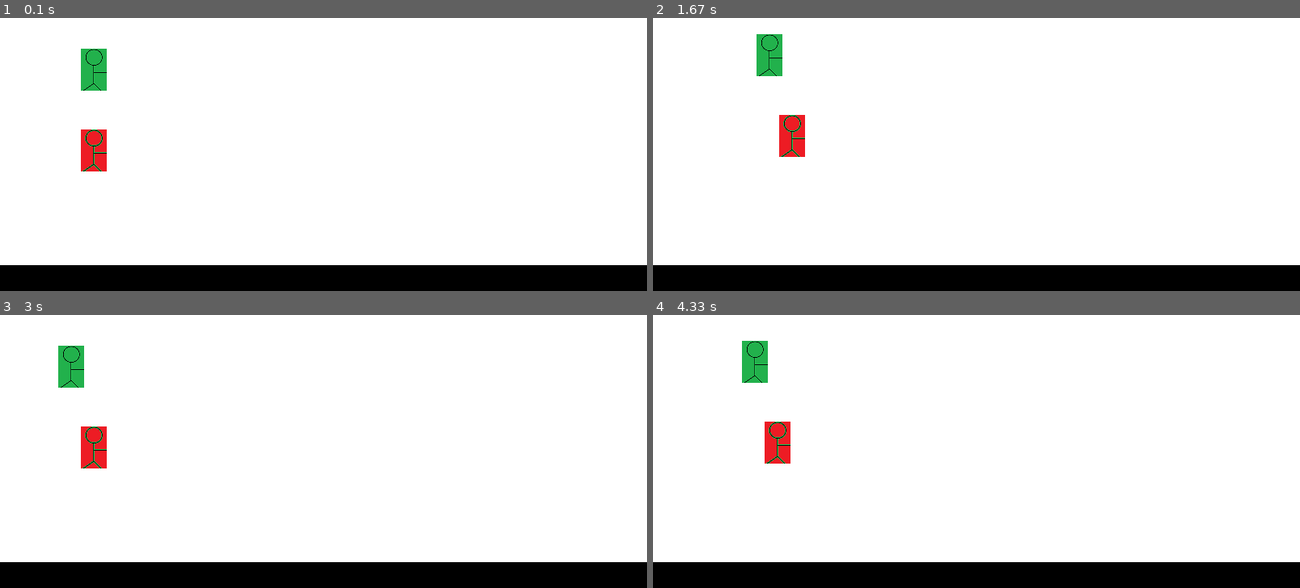
Above: before the commit, frames 1-4 (two rows, left to right).
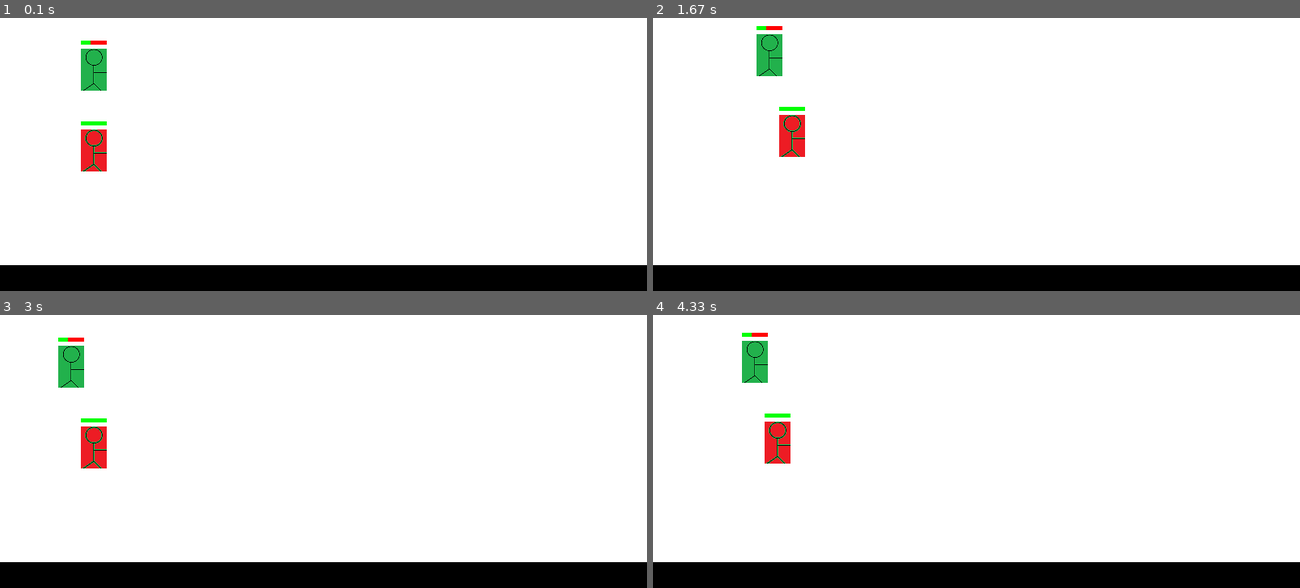
Above: after the commit, the same moments.

Repository: salfk23/2drpg_pygame
Game: pygame game, started from main.py
The game is run twice, just before and just after one commit, with the same random seed, the same clock (stepped at 60 frames per second) and the same inputs.
Inputs:
- Up to frame 1 (0.1 s): no input
- Up to frame 2 (1.67 s): hold Right 0.33-0.8 s; hold Up 0.83-1.13 s; hold W 0.83-1.13 s; hold Right 1.17-1.63 s; hold D 1.17-1.63 s
- Up to frame 3 (3 s): hold Left 1.67-2.2 s; hold A 1.67-2.2 s; hold Down 2.23-2.53 s; hold S 2.23-2.53 s; hold Left 2.57-2.97 s; hold A 2.57-2.97 s
- Up to frame 4 (4.33 s): hold Up 3-3.37 s; hold W 3-3.37 s; hold Right 3.4-4.03 s; hold D 3.4-4.03 s; hold Down from 4.07 s (still down); hold S from 4.07 s (still down)

The runs differ from the first frame. In frame 1, 0.1% of the frame differs, in the area x 12-17%, y 8-40%; in frame 2, 0.1%; in frame 3, 0.1%; in frame 4, 0.1%.

Commit message:
Added health classes and health bar on Entities

Diff:
--- a/game.py
+++ b/game.py
@@ -3,6 +3,11 @@
 
 from movable import IMoveable
 
+NORMAL_SIZE_ENTITY = (32, 52)
+class Hurtable:
+  def __init__(self, health: int, max_health: int):
+    self.health = health
+    self.max_health = max_health
 
 class HurtBox:
   def __init__(self, x1: int, y1: int, x2: int, y2: int):
@@ -29,9 +34,10 @@
     self.object = pygame.transform.rotate(
       pygame.transform.scale(self.sprite, (self.width, self.height)), 0)
 
-class Player(Entity, IMoveable):
+class Player(Entity, Hurtable, IMoveable):
   def __init__(self, x:int, y:int):
-    super().__init__(x, y, 32, 52, pygame.image.load("assets/player.png"))
+    super().__init__(x, y, NORMAL_SIZE_ENTITY[0], NORMAL_SIZE_ENTITY[1], pygame.image.load("assets/player.png"))
+    Hurtable.__init__(self, 100, 100)
     self.name = "Player"
 
   def move(self, key_pressed:Sequence[bool], entities:list[Entity]):
@@ -69,11 +75,11 @@
 
 
 
-class Enemy(Entity, IMoveable):
+class Enemy(Entity, Hurtable, IMoveable):
   def __init__(self, x:int, y:int):
-    super().__init__(x, y, 32, 52, pygame.image.load("assets/enemy.png"))
+    super().__init__(x, y, NORMAL_SIZE_ENTITY[0], NORMAL_SIZE_ENTITY[1], pygame.image.load("assets/enemy.png"))
+    Hurtable.__init__(self, 100, 100)
     self.name = "Enemy"
-    self.remove_once_OB = True
 
   def move(self, key_pressed:Sequence[bool], entities:list[Entity]):
     if key_pressed[pygame.K_UP]:
@@ -84,3 +90,9 @@
       self.x -= 1
     if key_pressed[pygame.K_RIGHT]:
       self.x += 1
+
+class Weapon(Entity):
+  def __init__(self, x:int, y:int, width:int, height:int, sprite:pygame.Surface):
+    super().__init__(x, y, width, height, sprite)
+    self.name = "Weapon"
+    self.remove = False
--- a/main.py
+++ b/main.py
@@ -1,6 +1,6 @@
 import pygame
 
-from game import Enemy, Entity, Player
+from game import Enemy, Entity, Hurtable, Player
 
 
 WIDTH, HEIGHT = 800, 400
@@ -34,7 +34,10 @@
         ground = Entity(0, HEIGHT-32, WIDTH, 32, pygame.Surface((WIDTH, 32)))
         ground.name = "Ground"
 
+
+
         GameUI.entities.append(player)
+        player.health = 40
         GameUI.entities.append(enemy)
         GameUI.entities.append(ground)
 
@@ -52,7 +55,15 @@
                 debug_print("[OB]", entity.name, entity.x, entity.y, end='\t')
                 if entity.remove:
                     self.entities.remove(entity)
+
             self.window.blit(entity.object, (entity.x, entity.y))
+            # If entity extends Hurtable class
+            if isinstance(entity, Hurtable):
+                debug_print("[H]", entity.health, entity.max_health, end='\t')
+                # Add red bar
+                self.window.fill(Colors.RED, (entity.x, entity.y-10, entity.width, 5))
+                # Add health bar
+                self.window.fill(Colors.GREEN, (entity.x, entity.y-10, (entity.width*entity.health)//entity.max_health, 5))
         debug_print()
         pygame.display.update()
 
Binary file added: assets/test_bow.png
